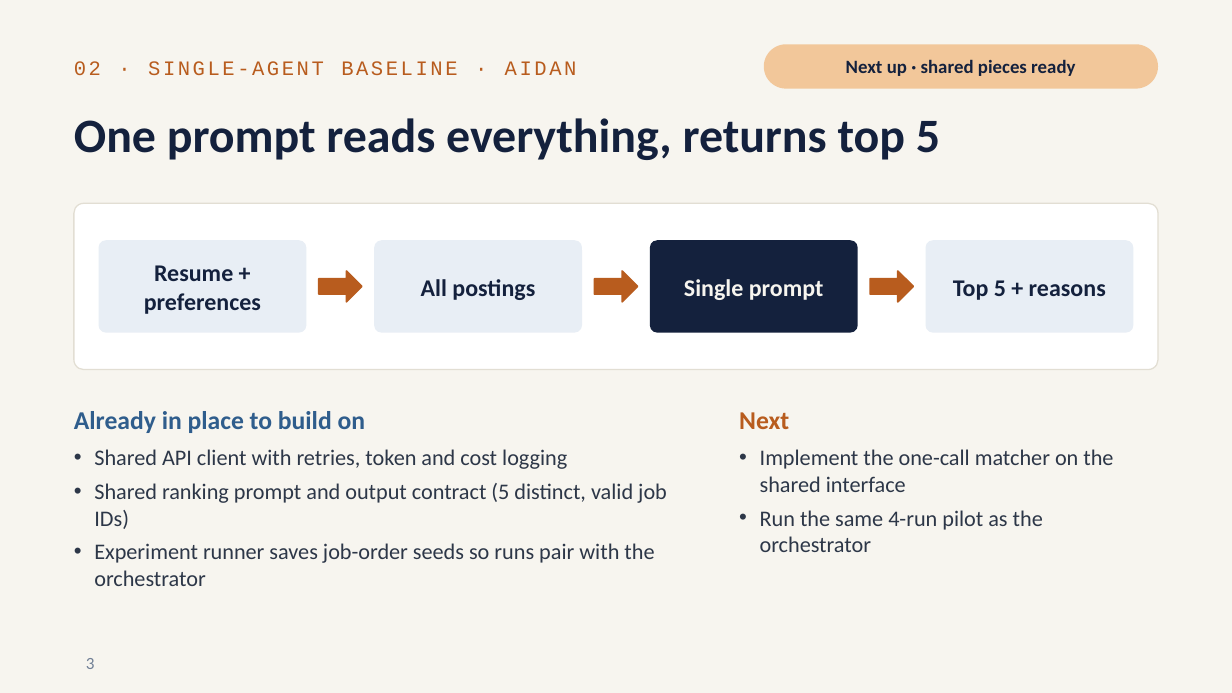
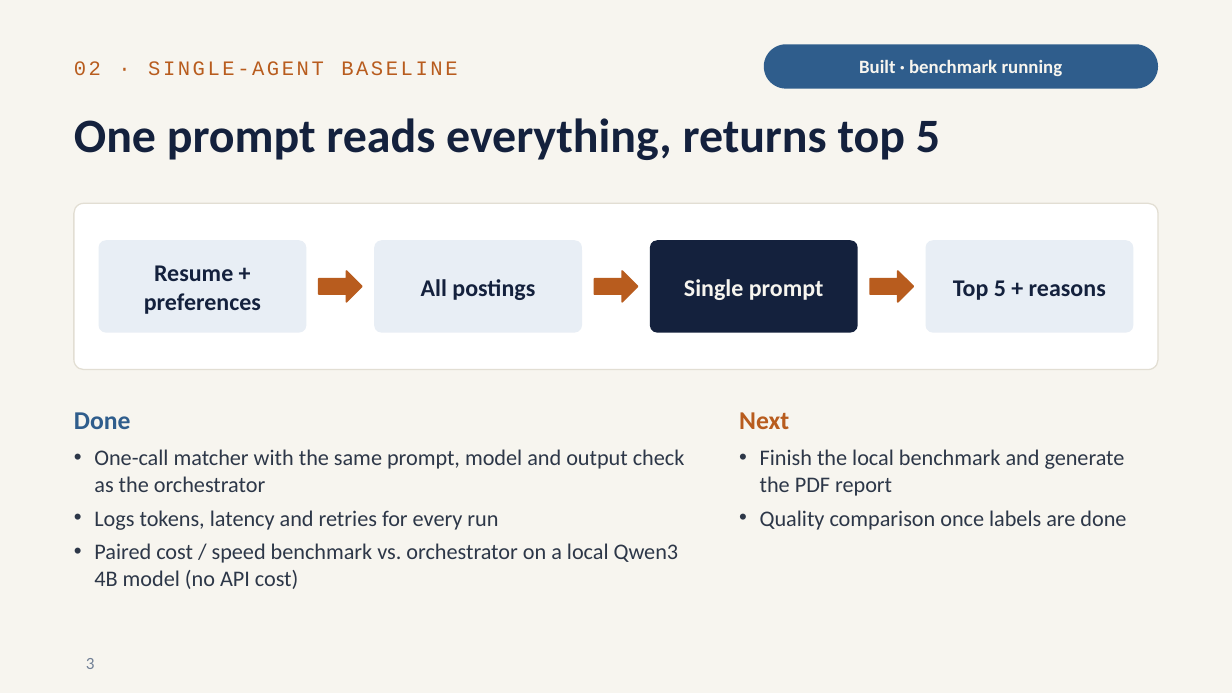
Before and after one commit to RitvikNeerattil/agentic_resume_matcher, a slide deck: slide 3 of progress_update_2026-10.pptx. Drawn at 1232x693 pixels with LibreOffice and Linux fonts; fonts in the diff are those of the drawing. Boxes give left, top, right and bottom in pixels: in the first picture for what was removed or moved away, otherwise in the second. Text is boxed around its words. In the diff, an @@ line names an element or a change of style, - is before the commit and + after.

Commit message:
progress powerpoint updated

```diff
--- a/progress_update_2026-10.pptx
+++ b/progress_update_2026-10.pptx
@@ rounded rectangle "Built · benchmark running" at [764, 44, 1158, 89]: fill #F2C79A to #2F5D8C @@
@@ text at [74, 61, 457, 75]: text changed @@
-02 · SINGLE-AGENT BASELINE · AIDAN
+02 · SINGLE-AGENT BASELINE
@@ text in rounded rectangle at [859, 60, 1063, 76]: text changed; text colour #14213D to #F7F5EF @@
-Next up · shared pieces ready
+Built · benchmark running
@@ text at [74, 412, 131, 429]: text changed @@
-Already in place to build on
+Done
@@ text at [94, 449, 685, 589]: text changed @@
-• Shared API client with retries, token and cost logging
-• Shared ranking prompt and output contract (5 distinct, valid job IDs)
-• Experiment runner saves job-order seeds so runs pair with the orchestrator
+• One-call matcher with the same prompt, model and output check as the orchestrator
+• Logs tokens, latency and retries for every run
+• Paired cost / speed benchmark vs. orchestrator on a local Qwen3 4B model (no API cost)
@@ text at [760, 449, 1126, 530]: text changed @@
-• Implement the one-call matcher on the shared interface
-• Run the same 4-run pilot as the orchestrator
+• Finish the local benchmark and generate the PDF report
+• Quality comparison once labels are done
```
Also in this commit, not shown: 1 other slide changed.
